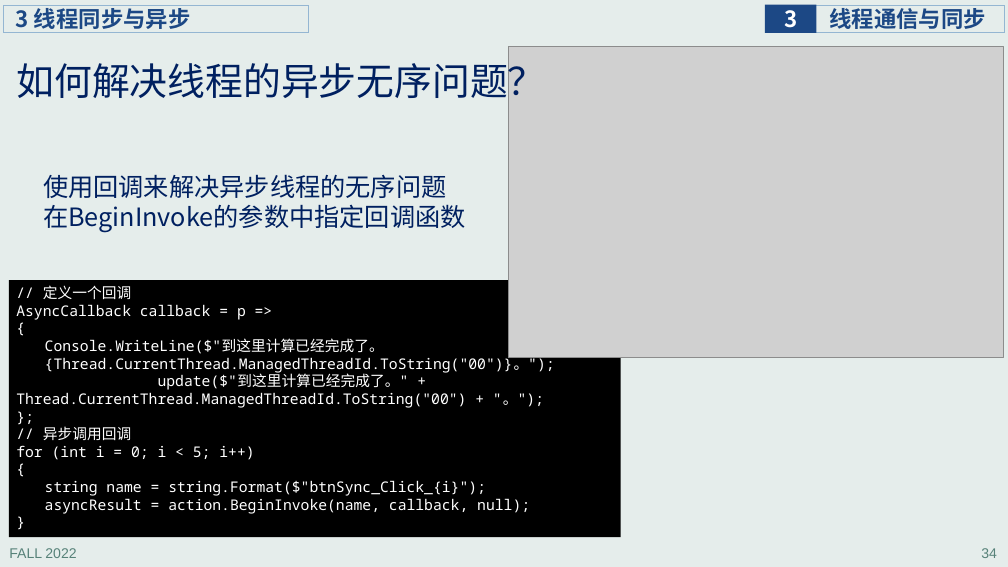
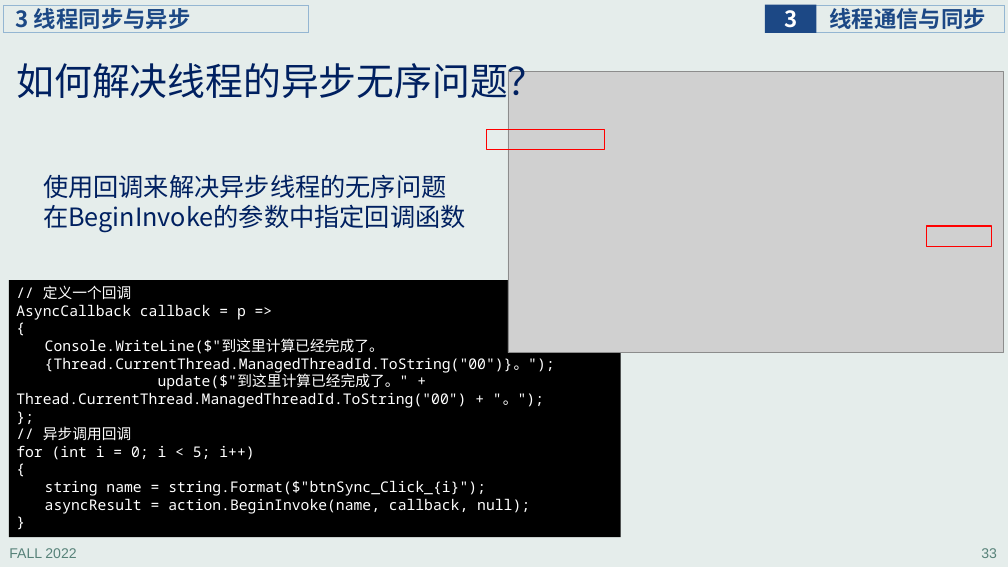
Before and after one commit to principleWindows/win-principle-2022, a slide deck: slide 33 of slides/instruction/principleWindows_3.pptx (slide 34 before the commit). Drawn at 1008x567 pixels with LibreOffice and Linux fonts; fonts in the diff are those of the drawing; grey boxes stand for pictures. Boxes give left, top, right and bottom in pixels: in the first picture for what was removed or moved away, otherwise in the second. Text is boxed around its words. In the diff, an @@ line names an element or a change of style, - is before the commit and + after.

```diff
--- a/slides/instruction/principleWindows_3.pptx
+++ b/slides/instruction/principleWindows_3.pptx
@@ picture: place and size @@
-picture at [508,46,1004,358]
+picture at [508,72,1004,353]
@@ rectangle added at [487,129,604,150], outline #FF0000 1 pt @@
@@ rectangle added at [926,226,991,247], outline #FF0000 1 pt @@
@@ page number at [981,548,997,558]: text changed @@
-34
+33
```
Also in this commit, not shown: 6 other slides changed, 1 slide removed, 22 other files.
